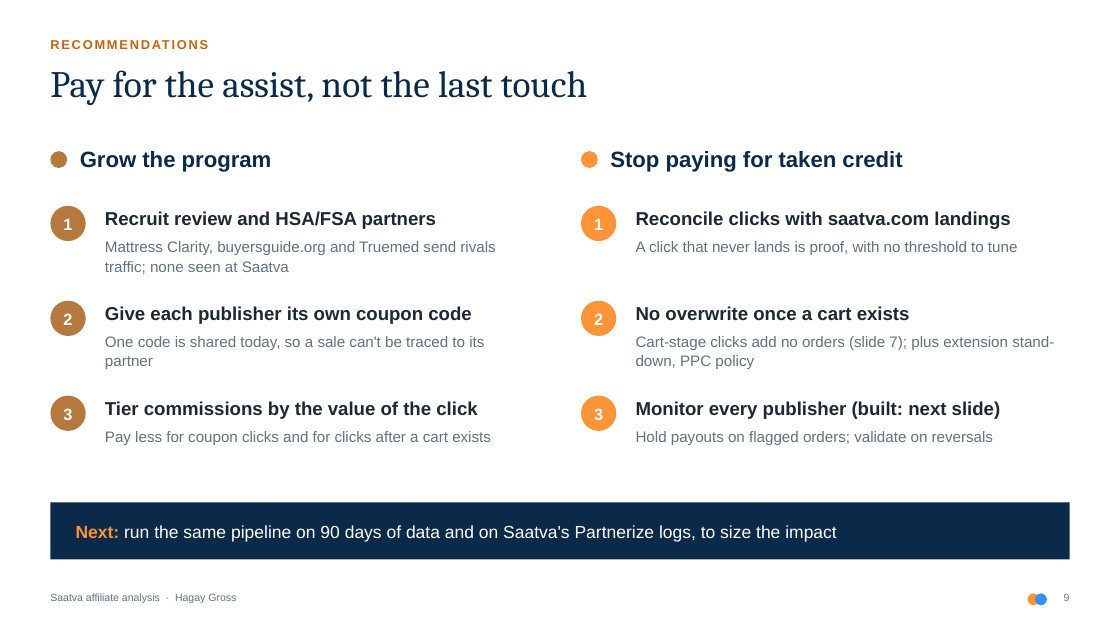
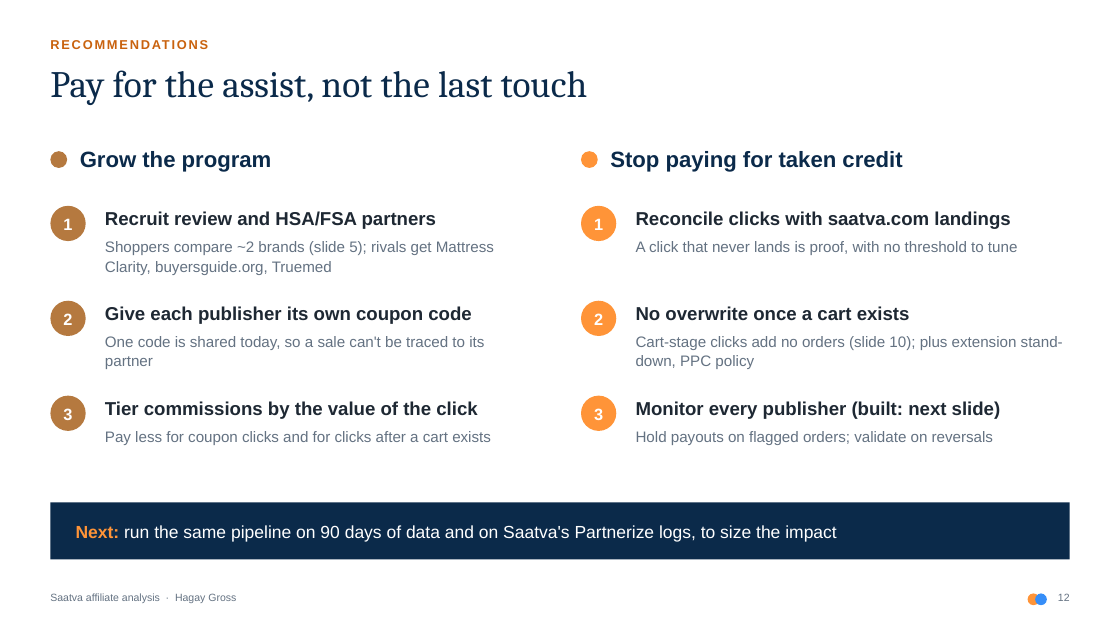
Before and after one commit to Hagaygro/partnerize-assignment, a slide deck: slide 12 of deck/saatva_affiliate_analysis.pptx (slide 9 before the commit). Drawn at 1120x630 pixels with LibreOffice and Linux fonts; fonts in the diff are those of the drawing. Boxes give left, top, right and bottom in pixels: in the first picture for what was removed or moved away, otherwise in the second. Text is boxed around its words. In the diff, an @@ line names an element or a change of style, - is before the commit and + after.

```diff
--- a/deck/saatva_affiliate_analysis.pptx
+++ b/deck/saatva_affiliate_analysis.pptx
@@ text at (105, 241, 494, 275): text changed @@
-Mattress Clarity, buyersguide.org and Truemed send rivals traffic; none seen at Saatva
+Shoppers compare ~2 brands (slide 5); rivals get Mattress Clarity, buyersguide.org, Truemed
@@ text at (636, 336, 1063, 369): text changed @@
-Cart-stage clicks add no orders (slide 7); plus extension stand-down, PPC policy
+Cart-stage clicks add no orders (slide 10); plus extension stand-down, PPC policy
@@ text at (1058, 593, 1070, 601): text changed @@
-9
+12
```
Also in this commit, not shown: 11 other slides changed, 3 slides added, 26 other files.
